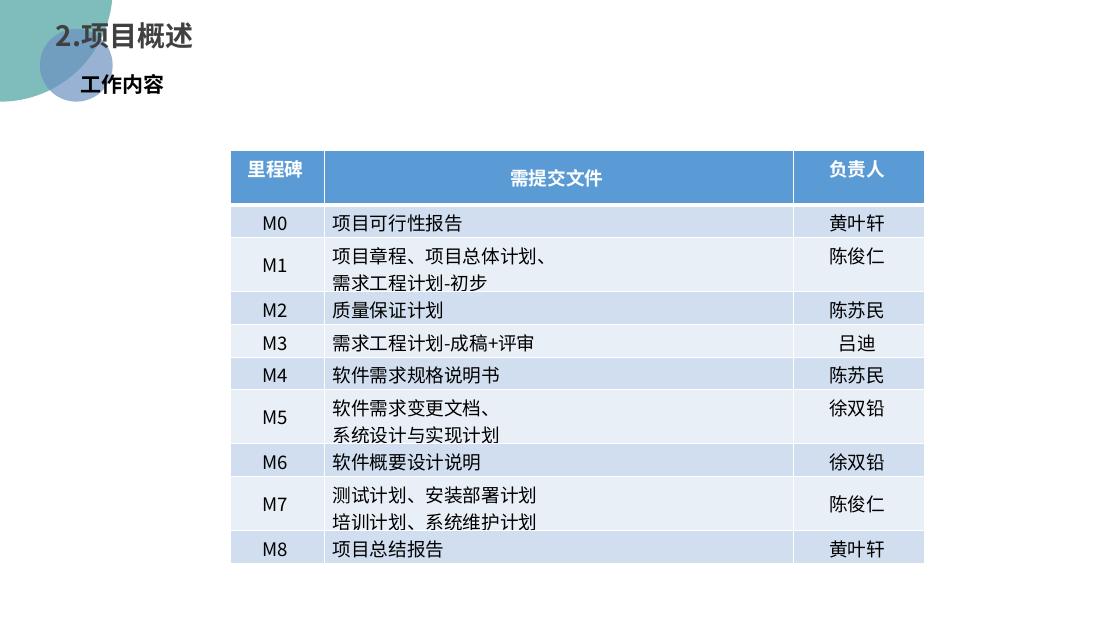
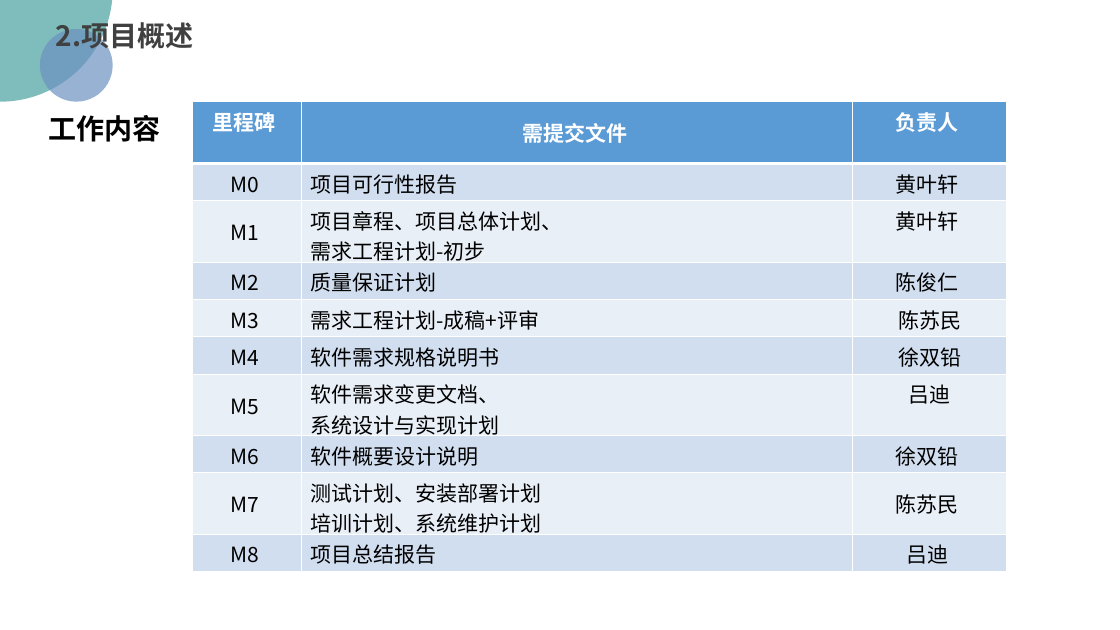
Before and after one commit to PRD2018/PRD2018-G15, a slide deck: slide 14 of 受控文档/01-需求工程项目计划/[PRD-15]需求工程项目计划.pptx (slide 11 before the commit). Drawn at 1120x630 pixels with LibreOffice and Linux fonts; fonts in the diff are those of the drawing; background and template pictures are left out. Boxes give left, top, right and bottom in pixels: in the first picture for what was removed or moved away, otherwise in the second. Text is boxed around its words. In the diff, an @@ line names an element or a change of style, - is before the commit and + after.

```diff
--- a/受控文档/01-需求工程项目计划/[PRD-15]需求工程项目计划.pptx
+++ b/受控文档/01-需求工程项目计划/[PRD-15]需求工程项目计划.pptx
@@ text "工作内容": place and size @@
-text "工作内容" at [80, 71, 164, 97]
+text "工作内容" at [48, 115, 160, 142]
@@ text "工作内容" at [48, 115, 160, 142]: size 18 to 24 pt @@
@@ table at [192, 102, 1007, 572] @@
-row 3, column 3: 陈俊仁
+row 3, column 3: 黄叶轩
-row 4, column 3: 陈苏民
+row 4, column 3: 陈俊仁
-row 5, column 3: 吕迪
+row 5, column 3: 陈苏民
-row 6, column 3: 陈苏民
+row 6, column 3: 徐双铅
-row 7, column 3: 徐双铅
+row 7, column 3: 吕迪
-row 9, column 3: 陈俊仁
+row 9, column 3: 陈苏民
-row 10, column 3: 黄叶轩
+row 10, column 3: 吕迪
@@ size 16 to 18 pt in "里程碑", "需提交文件", "负责人", "M0" and 22 more places @@
@@ table: place and size @@
-table at [231, 150, 925, 563]
+table at [192, 102, 1007, 572]
```
Also in this commit, not shown: 40 other slides changed, 5 slides added, 4 slides removed.
